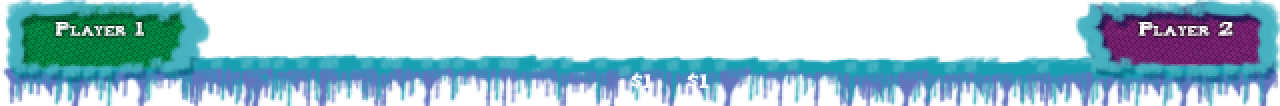
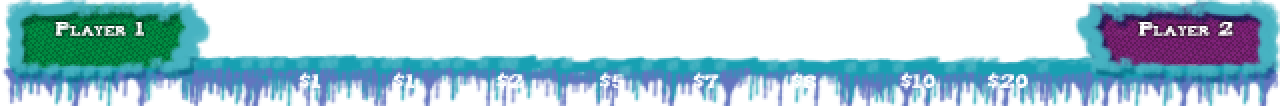
Layer changes from the first (1280, 106) image to the second:
added layer "$20" above "$10" over [988, 72, 1028, 90]
added layer "$10" above "$8" over [900, 72, 936, 90]
added layer "$8" above "$2" over [790, 72, 818, 90]
added layer "$2" above "$1 copy 6" over [496, 72, 524, 90]
added layer "$1 copy 6" above "$1 copy 5" over [392, 72, 416, 90]
added layer "$1 copy 5" above "$7" over [298, 72, 322, 90]
renamed "$1 copy" to "$7", painted on it over [686, 72, 720, 90]
renamed "$1" to "$5", painted on it over [600, 72, 654, 90]
